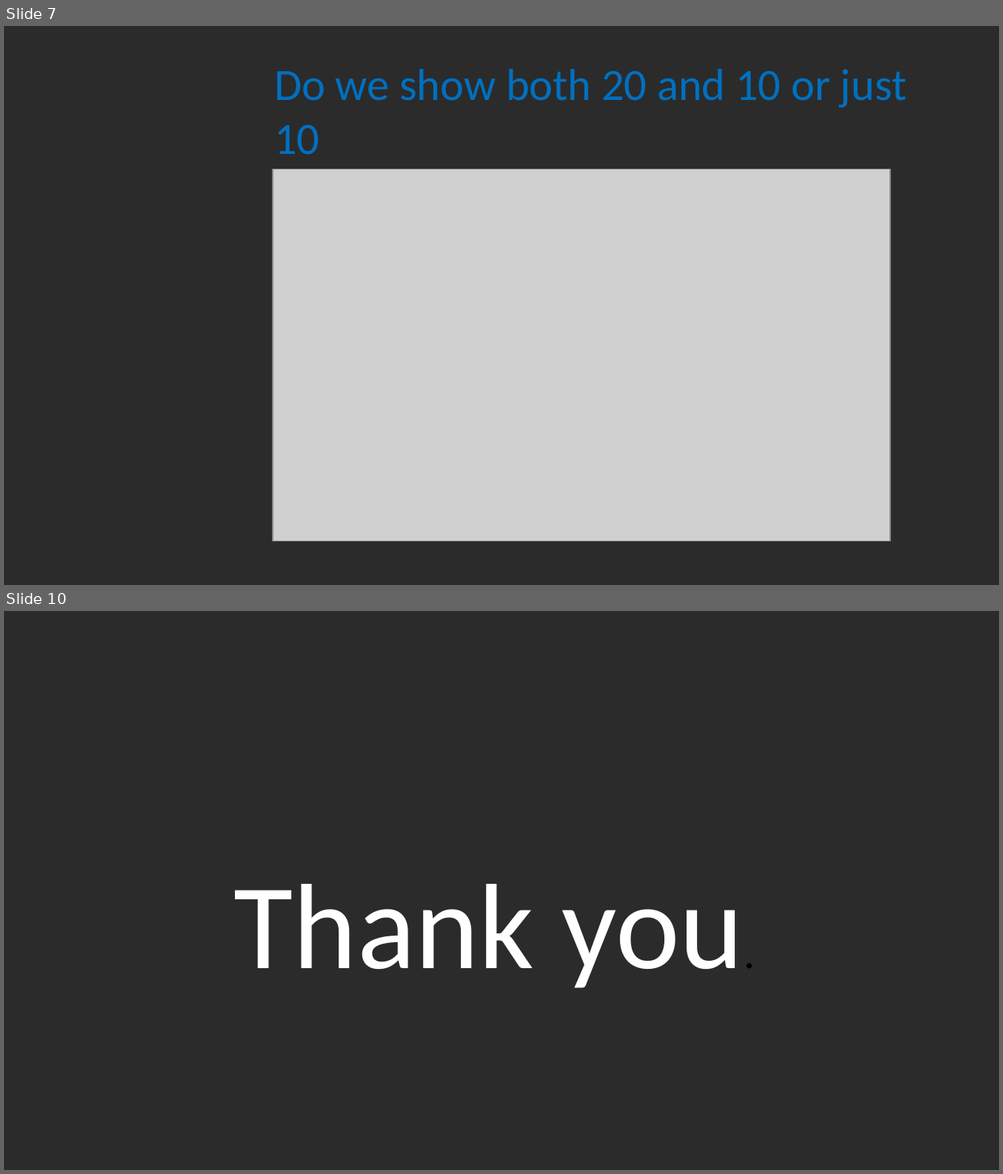
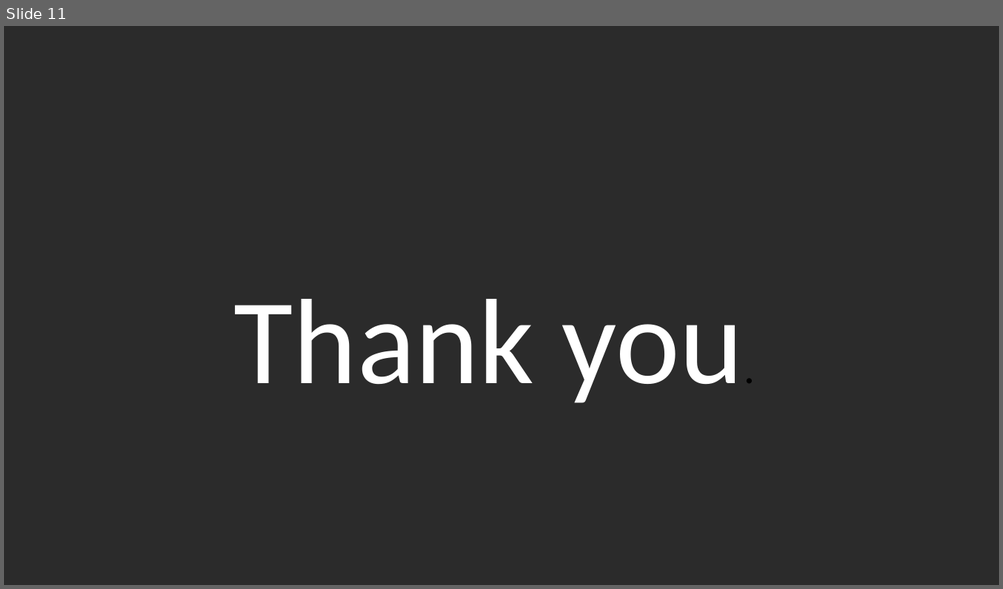
Before and after one commit to ZygimantasJakubauskas/Mashine-Learning-CA1, a slide deck: ML/PPT_ML_CA1_26 Nov 23.pptx. Shown one above the other, each under a label of ours: slides 7 and 10 before the commit, slide 11 after it; the slides between them are not shown. The pictures are 1003x1174 and 1003x589 pixels, drawn with LibreOffice and Linux fonts; fonts in the diff are those of the drawing; grey boxes stand for pictures; background and template pictures are left out; a plain dark background stands for a picture behind light text. Boxes give left, top, right and bottom in pixels: in the first picture for what was removed or moved away, otherwise in the second. Text is boxed around its words. In the diff, an @@ line names an element or a change of style, - is before the commit and + after.

```diff
--- a/ML/PPT_ML_CA1_26 Nov 23.pptx
+++ b/ML/PPT_ML_CA1_26 Nov 23.pptx
@@ slide 7 removed at [4, 26, 999, 585], background picture (left out) @@
@@ title removed at [274, 69, 906, 155] @@
-Do we show both 20 and 10 or just 10
@@ picture removed at [273, 170, 891, 541] @@
@@ what was slide 10 is now slide 11 @@
```
Also in this commit, not shown: 2 slides changed, 6 slides added, 4 other slides removed.
